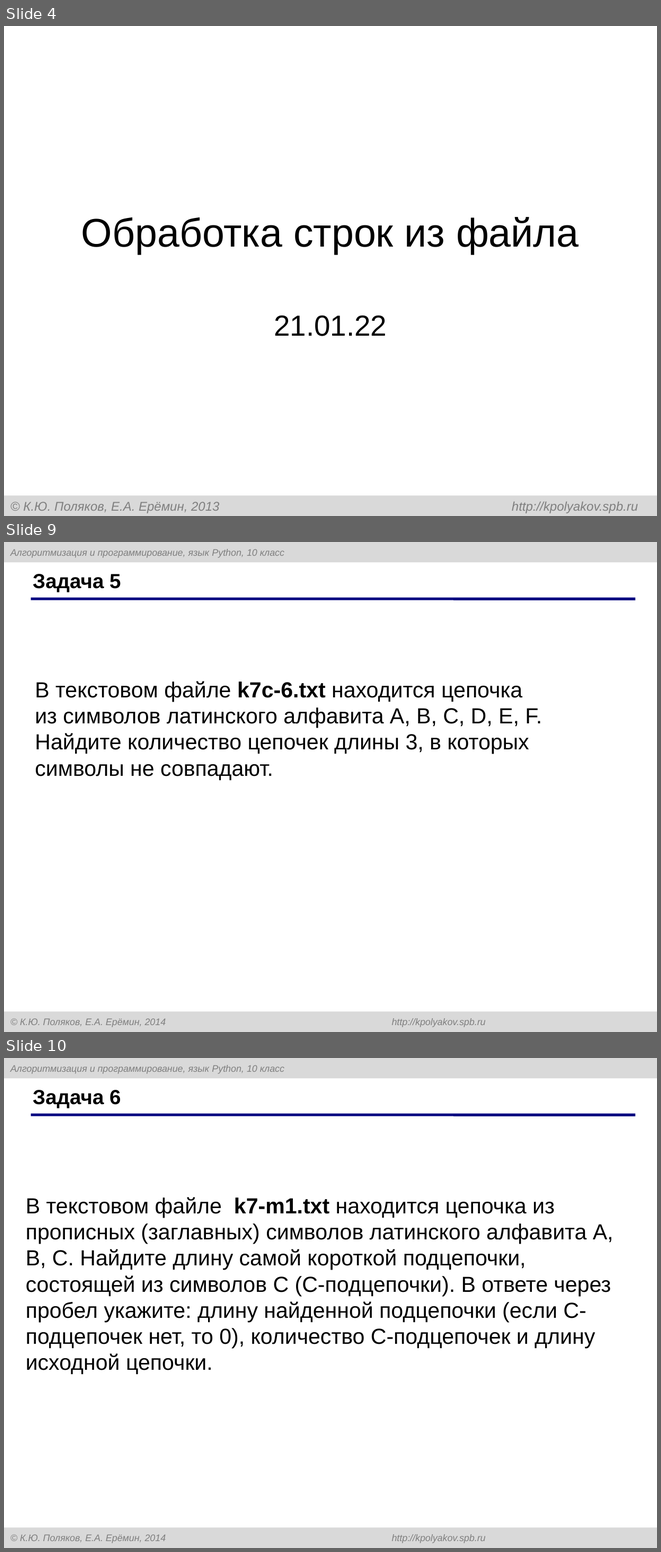
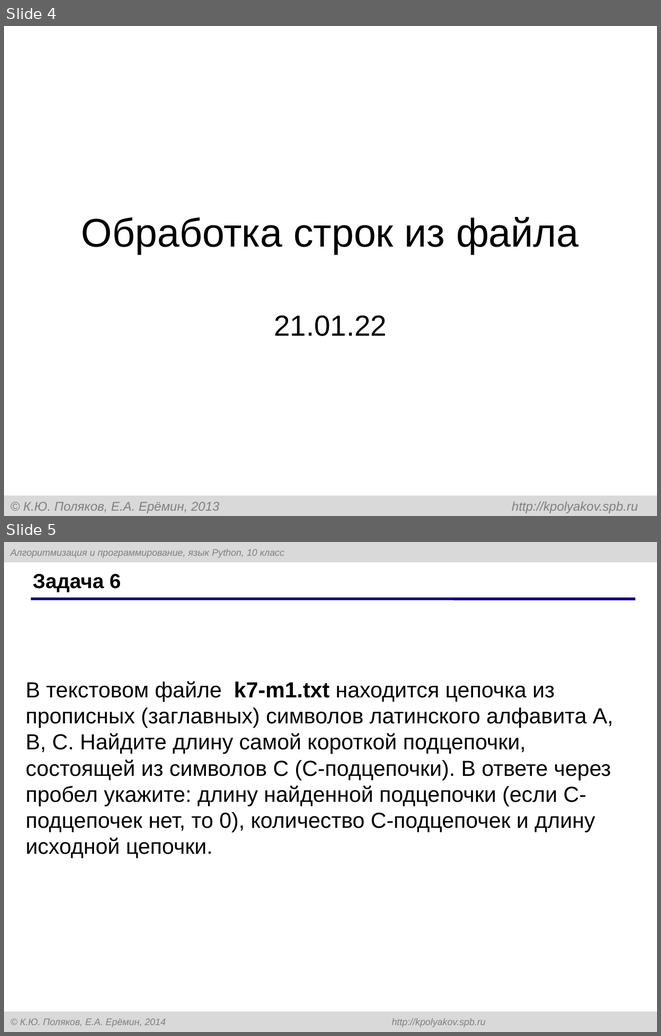
Before and after one commit to myrzh/ict-homework, a slide deck: grade10/quarter3/temp_pptx.pptx. Shown one above the other, each under a label of ours: slides 4, 9 and 10 before the commit, slides 4 and 5 after it; the slides between them are not shown. The pictures are 661x1552 and 661x1036 pixels, drawn with LibreOffice and Linux fonts; fonts in the diff are those of the drawing. Boxes give left, top, right and bottom in pixels: in the first picture for what was removed or moved away, otherwise in the second. Text is boxed around its words. In the diff, an @@ line names an element or a change of style, - is before the commit and + after.

```diff
--- a/grade10/quarter3/temp_pptx.pptx
+++ b/grade10/quarter3/temp_pptx.pptx
@@ slide 9 removed at (4, 542, 657, 1032), background #FFFFFF; not listed: 3 template elements that a slide beside it also shows @@
@@ title removed at (33, 574, 121, 592) @@
-Задача 5
@@ text removed at (35, 681, 542, 780) @@
-В текстовом файле k7c-6.txt находится цепочка из символов латинского алфавита A, B, C, D, E, F. Найдите количество цепочек длины 3, в которых символы не совпадают.
@@ what was slide 10 is now slide 5 @@
```
Also in this commit, not shown: 4 other slides removed, 5 other files.
